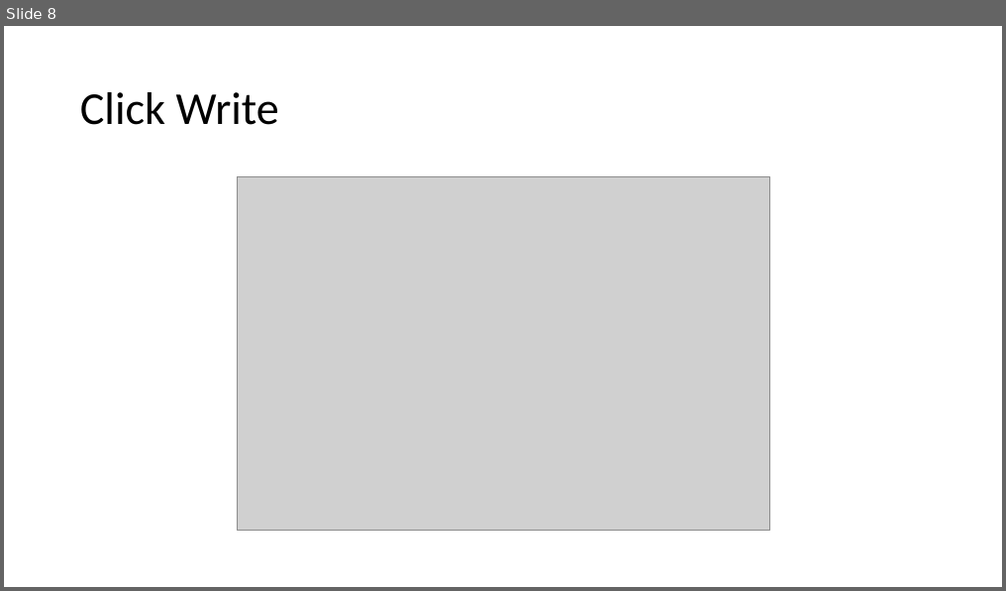
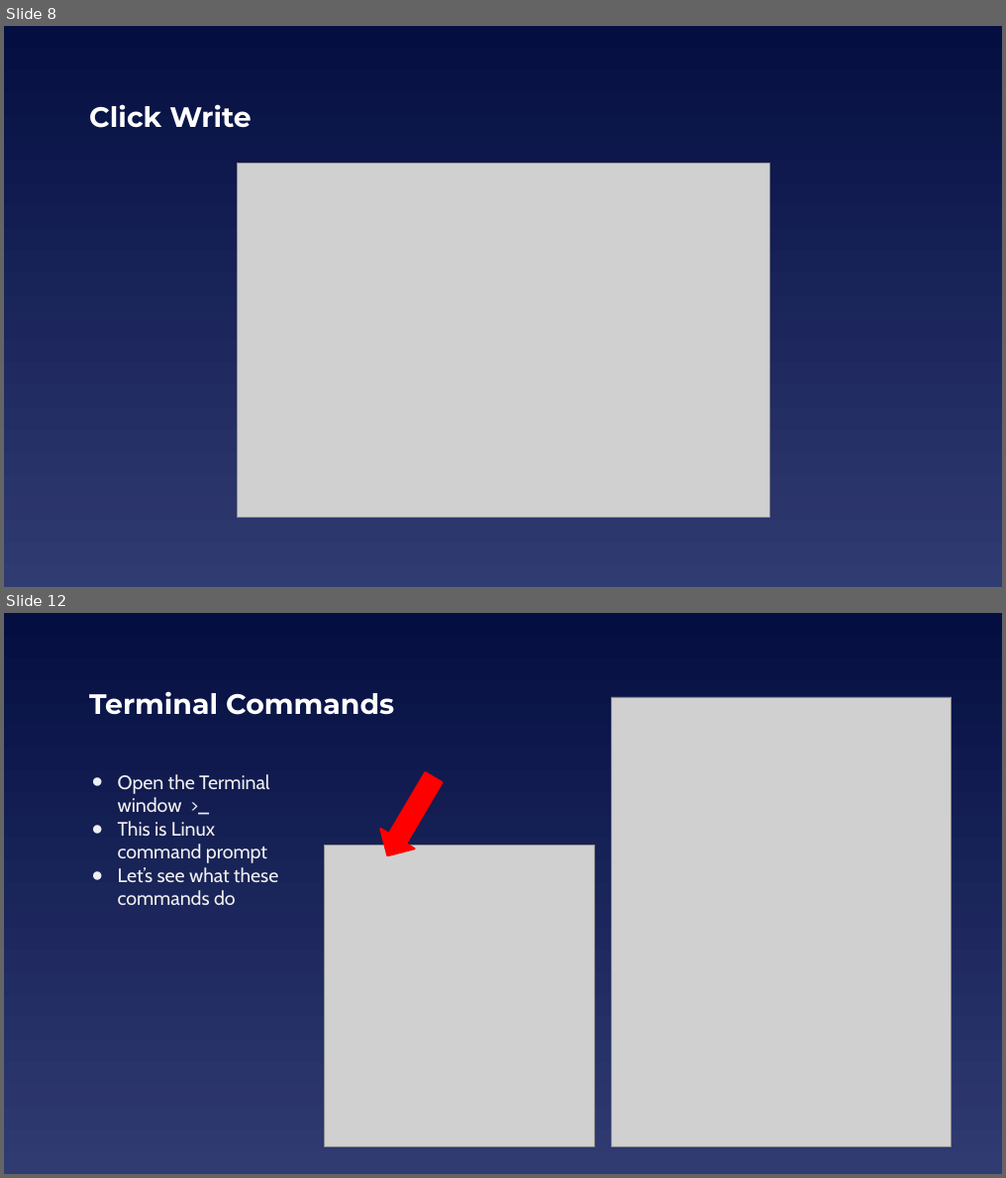
Before and after one commit to EELabMan/Raspberry-Pi-Intro, a slide deck: Raspberry Pi Intro.pptx. Shown one above the other, each under a label of ours: slide 8 before the commit, slides 8 and 12 after it; the slides between them are not shown. The pictures are 1006x591 and 1006x1178 pixels, drawn with LibreOffice and Linux fonts; fonts in the diff are those of the drawing; grey boxes stand for pictures. Boxes give left, top, right and bottom in pixels: in the first picture for what was removed or moved away, otherwise in the second. Text is boxed around its words. In the diff, an @@ line names an element or a change of style, - is before the commit and + after.

```diff
--- a/Raspberry Pi Intro.pptx
+++ b/Raspberry Pi Intro.pptx
@@ slide 12 added at (x1=4, y1=613, x2=1002, y2=1174), background gradient #040E41 to #303B72 @@
@@ title added at (x1=89, y1=691, x2=394, y2=715), 27 pt, text #FFFFFF, bold @@
+Terminal Commands
@@ picture added at (x1=612, y1=697, x2=951, y2=1147) @@
@@ text added at (x1=118, y1=774, x2=278, y2=905), 18.7 pt, text #EFEFEF @@
+● Open the Terminal window >_
+● This is Linux command prompt
+● Let’s see what these commands do
@@ left arrow added at (x1=371, y1=767, x2=450, y2=866), fill #FF0000, outline #FF0000 2 pt @@
@@ picture added at (x1=325, y1=845, x2=595, y2=1147) @@
@@ slide 8 changed as well @@
@@ background #FFFFFF to gradient #040E41 to #303B72 @@
@@ title "Click Write" moved from (x1=80, y1=92, x2=279, y2=125) to (x1=89, y1=104, x2=251, y2=128) @@
@@ title "Click Write" at (x1=89, y1=104, x2=251, y2=128): size 44 to 27 pt, font Calibri to Montserrat, text colour #000000 to #FFFFFF, bold on; line spacing 0.9 to 1 @@
@@ picture moved from (x1=237, y1=176, x2=769, y2=531) to (x1=237, y1=163, x2=769, y2=517) @@
```
Also in this commit, not shown: 14 other slides changed, 3 other slides added, 2 slides removed.
